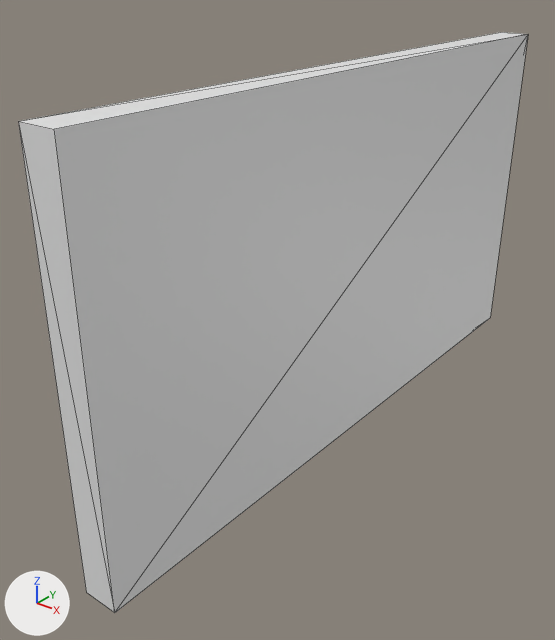
The glTF model assets/parts/stock/kaze_gt/kaze_gt_door_right.glb, before and after one commit.
One viewpoint serves both versions: a 50 mm lens placed at (0.721, -0.461, 0.487), pointed at (-0.024, 0.47, -0.09). Every picture has the same lights, and +X, +Y and +Z are marked at lower left. The picture after the commit comes second. Mesh edges are drawn as thin lines. Materials are left out; every surface is plain grey. Vertices at exactly the same position are counted once.

Names of what the first picture shows: 'kaze_gt_door_right'.
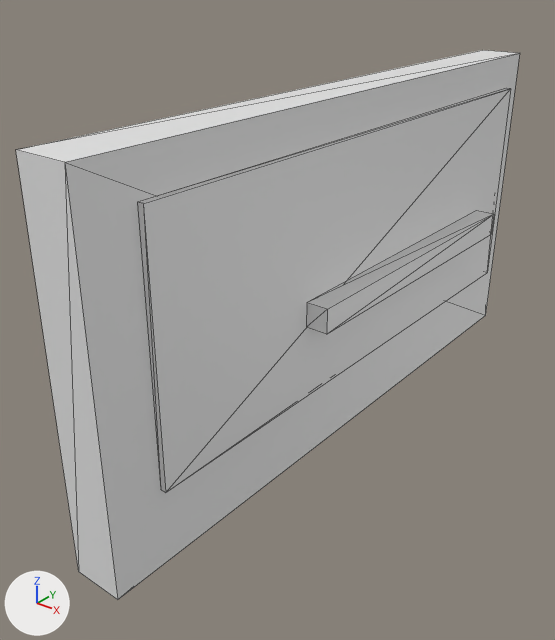
Edits to the bpy script that builds the scene:
```text
Change me_panel_door_right:
    used by ob_kaze_gt_door_right; location = (0.0, 0.0, 0.0)
    remove me_panel_door_right.from_pydata(...)  # 8 vertices, 12 faces; spans x 0.01..0.07, y 0.0..1.18, z -0.325..0.325
    add me_panel_door_right.from_pydata(...)  # 32 vertices, 48 faces; spans x -0.014..0.128, y 0.0..1.124, z -0.294..0.294
    me_panel_door_right part 1: the whole mesh is rebuilt
```

What differs and where, as boxes (x1, y1, x2, y2) in the pictures (555 x 640 px):
'kaze_gt_door_right', reshaped
    before: (18, 32, 528, 613)
    after: (16, 50, 520, 600)
